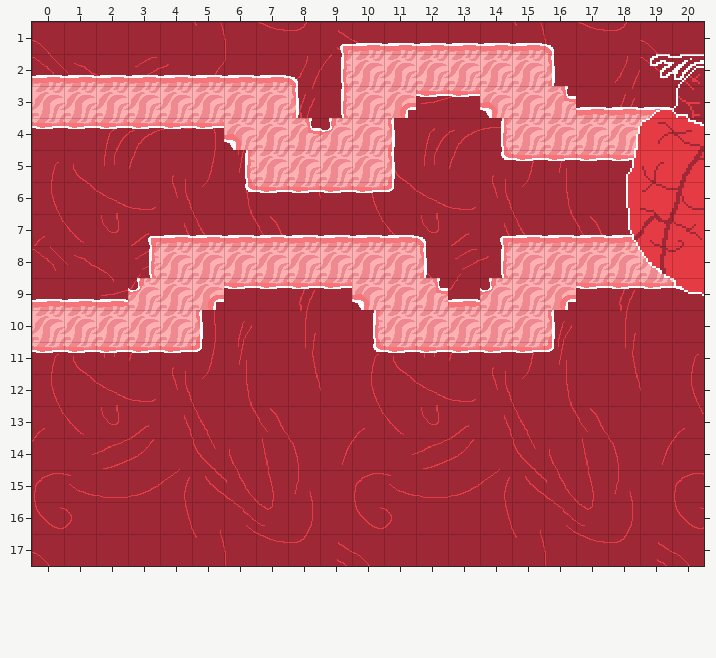
An edit to a level. Tiled map, maps/attack.tmx. That is the earlier state.
Cells are 32x32 px. Shown: x 0..20, y 1..17.
After the commit:
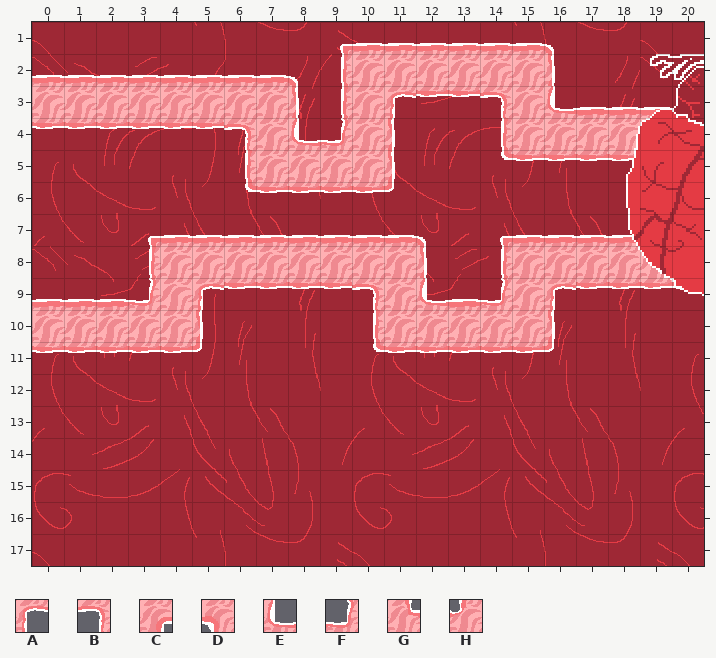
Key: from "veins": A 0, B 1, C 5, D 7, E 8, F 9, G 21, H 23.
_ is an empty cell.
Tiles replaced or removed in this view: C, D, G, H.
Log entry: now with 100% more paths
The exact change:
Changed rows in their new state; . is an unchanged cell.
Layer "grid":
first column x 6:
 3 .....A..B.E
 4 B.EF.......
first column x 3:
 9 F.A....B.E.F.A
